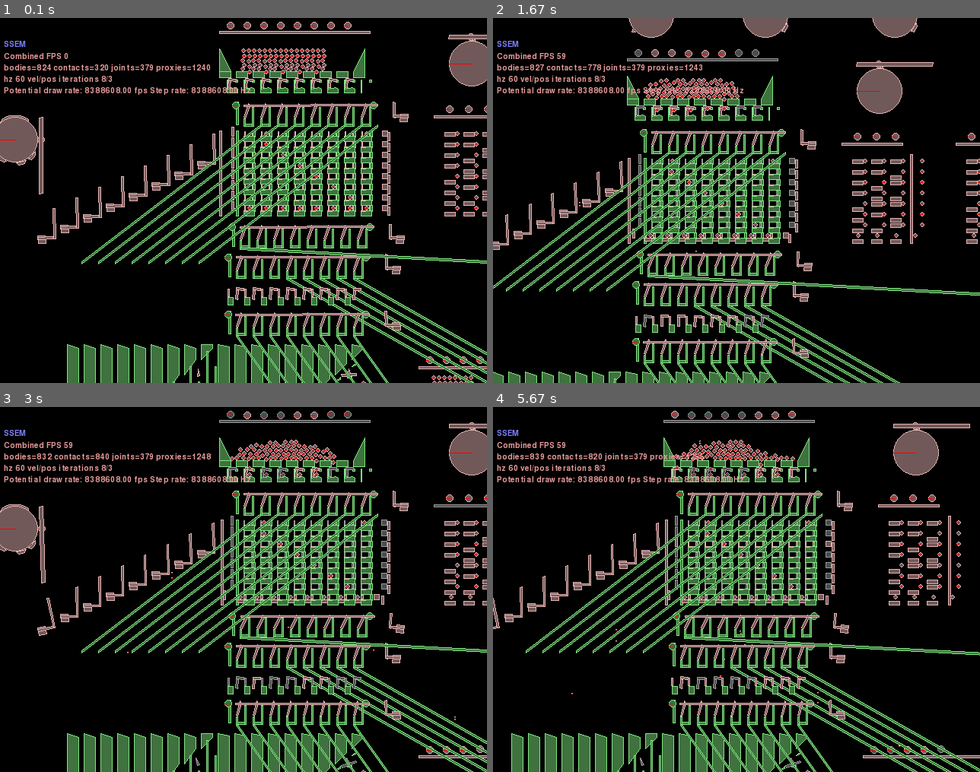
Above: before the commit, frames 1-4 (two rows, left to right).
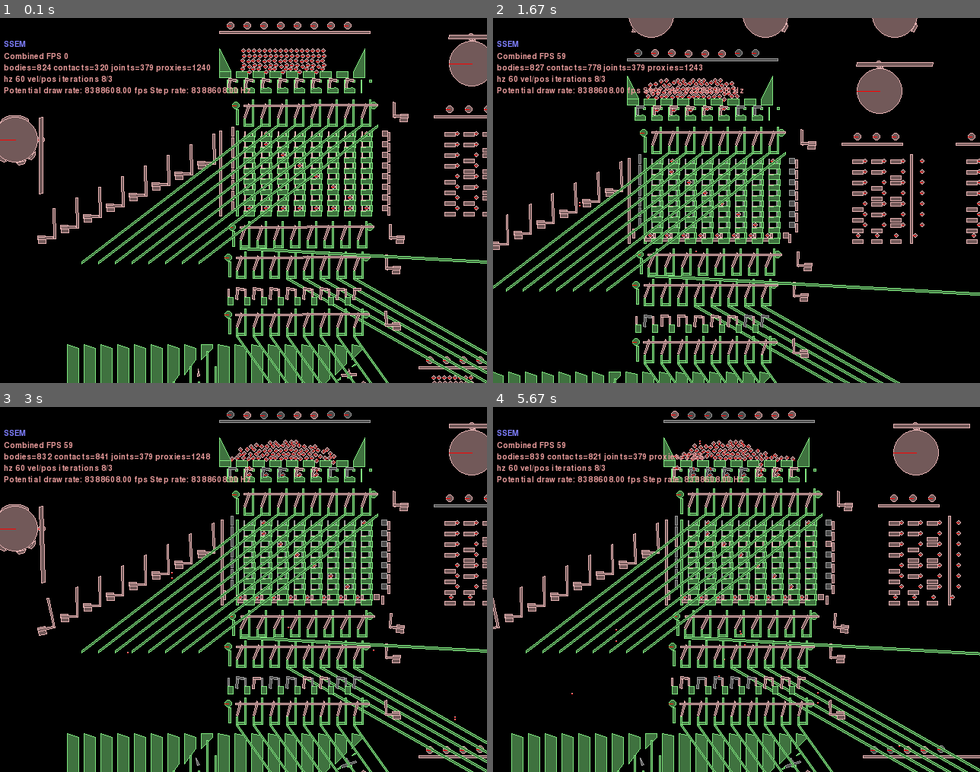
Above: after the commit, the same moments.

Repository: jmacarthur/box2d-ssem
Game: pygame game, started from main.py
The game is run twice, just before and just after one commit, with the same random seed, the same clock (stepped at 60 frames per second) and the same inputs.
Inputs (mouse positions are in pixels of both pictures, inside the frame that each line leads up to):
- Up to frame 1 (0.1 s): no input
- Up to frame 2 (1.67 s): hold Right 0.33-0.8 s; move the mouse to (717, 215) at 0.37 s; hold Up 0.83-1.13 s; move the mouse to (736, 222) at 0.87 s; tap Space at 0.9, 1.23, 1.53 s; hold Right 1.17-1.63 s; move the mouse to (619, 204) at 1.2 s
- Up to frame 3 (3 s): hold Left 1.67-2.2 s; move the mouse to (292, 669) at 1.7 s; tap Space at 1.73, 2.03, 2.3, 2.63, 2.93 s; hold Down 2.23-2.53 s; move the mouse to (92, 673) at 2.27 s; hold Left 2.57-2.97 s; move the mouse to (423, 717) at 2.6 s
- Up to frame 4 (5.67 s): hold Up 3-3.37 s; move the mouse to (794, 622) at 3.03 s; tap Space at 3.07, 3.47, 3.77, 4.47, 4.87, 5.17, 5.37 s; hold Right 3.4-4.03 s; move the mouse to (746, 465) at 3.43 s; click (561, 578) at 4.12 s; hold Down 4.4-4.77 s; move the mouse to (712, 684) at 4.43 s; hold Left 4.8-5.27 s; move the mouse to (736, 633) at 4.83 s; hold Right from 5.3 s (still down); move the mouse to (721, 527) at 5.33 s

The runs differ from the first frame. In frame 1, 0.3% of the frame differs, in the area x 47-83%, y 22-83%; in frame 2, 0.5%; in frame 3, 0.8%, in the area x 21-83%, y 12-83%; in frame 4, 0.7%.

Commit message:
Longer diverter separators and misc cam tuning

Diff:
--- a/main.py
+++ b/main.py
@@ -86,7 +86,7 @@
 
         for c in range(0,8):
             self.add_static_polygon(box_polygon(2,10),  c*pitch+xpos,    -12+ypos, filterA)
-            self.add_static_polygon(box_polygon(2,25),  c*pitch+xpos+11, -12+ypos, filterA)
+            self.add_static_polygon(box_polygon(2,35),  c*pitch+xpos+11, -12+ypos, filterA)
             self.add_static_polygon(box_polygon(11,3), c*pitch+xpos+2,  -12+ypos, filterA)
             transfer_band_x.append((c*pitch+xpos, c*pitch+xpos+11))
 
@@ -107,7 +107,7 @@
 
         self.add_static_circle(xpos-10, ypos+15, 5, filterA)
         self.add_static_circle(xpos+pitch*8-5, ypos+15, 5, filterA)
-        self.add_static_polygon(makeBox(xpos-10, ypos-10, 3,30))
+        self.add_static_polygon(makeBox(xpos-10, ypos-10, 3, 20))
         self.transfer_bands.append((-12+ypos+10, -12+ypos, transfer_band_x, 1 if inverted else 0))
         conrod.attachment_point = (xpos+pitch*8, ypos+15)
 
@@ -841,14 +841,14 @@
         self.distance_joint(follower_body, discard_lever_2)
 
         # Cam 14: Divert to subtractor reader on STO.
-        follower_body = self.add_cam(1000, 0, groundBody, 100, bumps=[(0.5,0.2)], horizontal=True, reverse_direction=True, axis_offset=0)
+        follower_body = self.add_cam(1000, 0, groundBody, 100, bumps=[(0.5,0.2)], horizontal=True, reverse_direction=True, axis_offset=2)
         self.distance_joint(follower_body, self.instruction_inputs[STO])
         self.distance_joint(accumulator_diverter_lever, self.instruction_outputs[STO])
 
         # Cam 15: Divert to instruction pointer, on JRP (and JMP via the same lever).
         follower_body = self.add_cam(1100, 0, groundBody, 100, bumps=[(0.5,0.2)], horizontal=True, reverse_direction=True, axis_offset=0)
-        self.distance_joint(follower_body, self.instruction_inputs[STO])
-        self.distance_joint(ip_diverter_lever, self.instruction_outputs[STO])
+        self.distance_joint(follower_body, self.instruction_inputs[JRP])
+        self.distance_joint(ip_diverter_lever, self.instruction_outputs[JRP])
 
         # Notable timing points:
         # 0.31: Memory at PC has been read and regenerated
